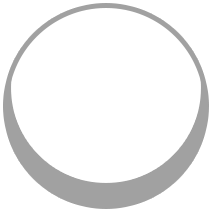
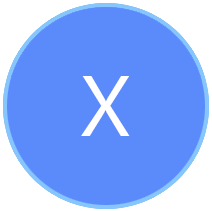
Layered file, before and after one edit (212 × 211). Changes by layer:
added layer "X" above "Hue/Saturation 2" over [81, 76, 130, 136]
added layer "Layer 1" (linear light) above "Hue/Saturation 1" over [3, 3, 209, 209]
added layer "Hue/Saturation 1" above "Layer 0" over [3, 3, 209, 209]
